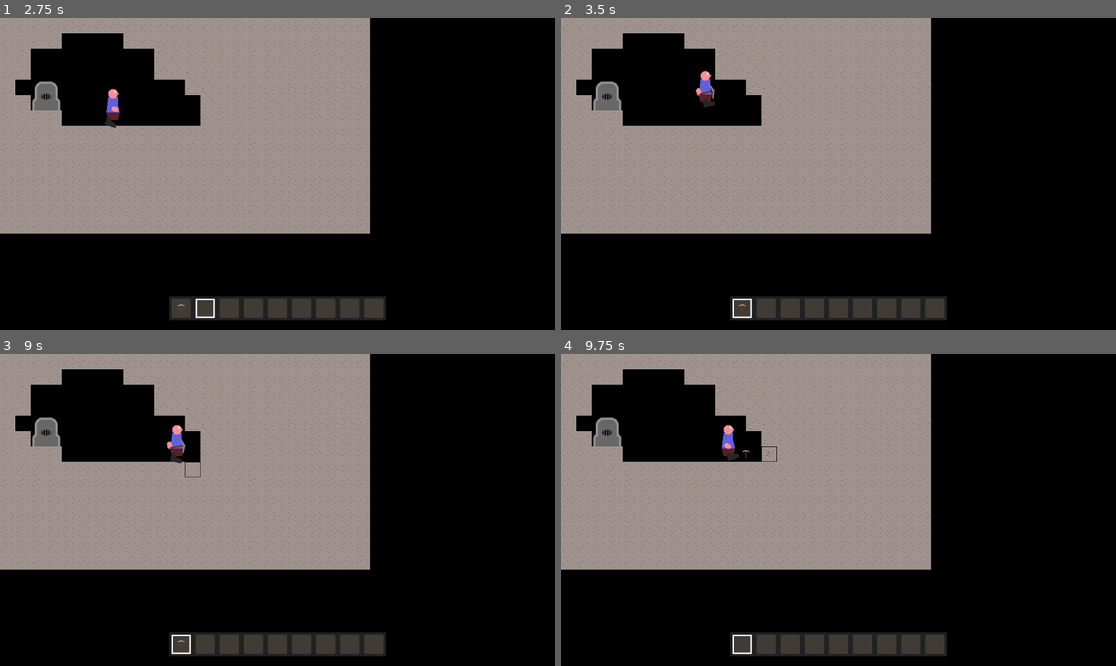
Above: before the commit, frames 1-4 (two rows, left to right).
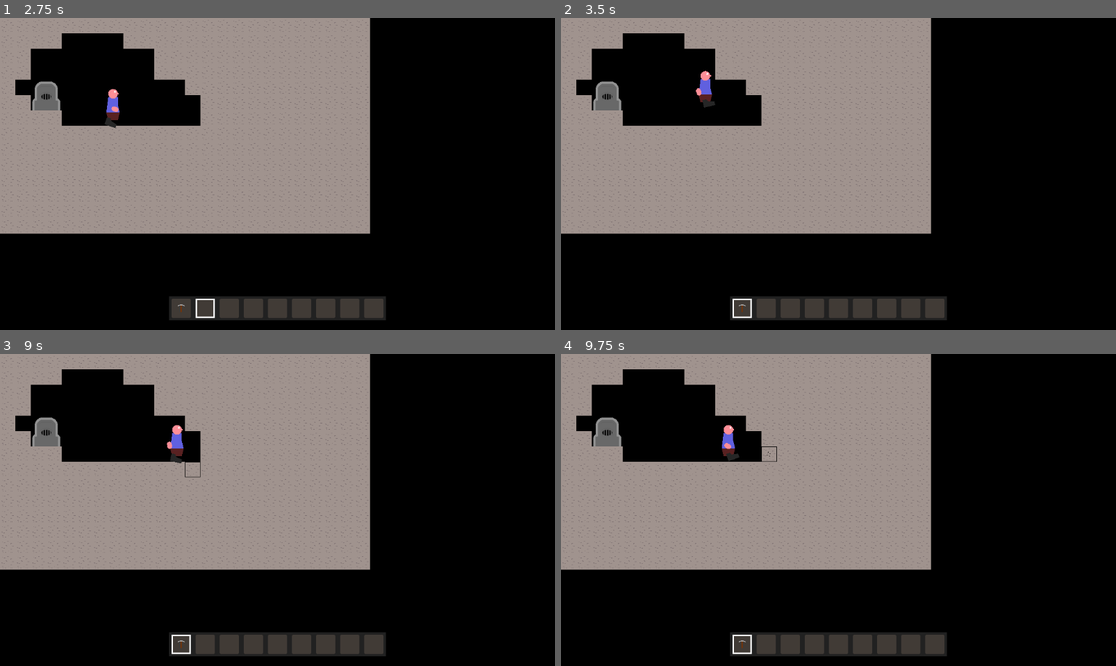
Above: after the commit, the same moments.

Repository: Griiimon/2D-Mining-Sandbox
Game: Godot game, scene res://scenes/game.tscn
Same seed, same stepped clock (60 frames per second), same inputs: the game is played once before the commit and once after it.
Inputs (mouse positions are in pixels of both pictures, inside the frame that each line leads up to):
- Up to frame 1 (2.75 s): move the mouse to (399, 158) at 0.52 s; hold D (right) 0.53-2.03 s; tap X (drop_item) at 0.6 s; click (399, 158) at 0.67 s; tap Up (jump) at 0.77, 1.52 s; move the mouse to (166, 189) at 1.27 s; tap F (interact) at 1.35 s; move the mouse to (333, 105) at 2.02 s; hold A (left) from 2.03 s (still down); tap E (next_hotbar_item) at 2.1 s
- Up to frame 2 (3.5 s): move the mouse to (810, 236) at 2.77 s; release A (left) at 2.78 s; hold D (right) from 2.78 s (still down); tap Q (previous_hotbar_item) at 2.85 s; click (810, 236) at 2.92 s; tap Up (jump) at 3.02 s
- Up to frame 3 (9 s): move the mouse to (444, 556) at 3.52 s; tap X (drop_item) at 3.6, 6.6 s; tap Up (jump) at 3.77, 4.52, 6.02, 6.77, 7.52 s; move the mouse to (111, 463) at 4.27 s; release D (right) at 4.28 s; hold A (left) 4.28-5.03 s; tap F (interact) at 4.35, 7.35 s; move the mouse to (305, 510) at 5.02 s; hold D (right) 5.03-5.78 s; tap E (next_hotbar_item) at 5.1, 8.1 s; click (305, 510) at 5.17 s; move the mouse to (194, 432) at 5.77 s; hold A (left) 5.78-7.28 s; tap Q (previous_hotbar_item) at 5.85, 8.85 s; move the mouse to (399, 494) at 6.52 s; move the mouse to (166, 525) at 7.27 s; hold D (right) from 7.28 s (still down); click (166, 525) at 7.42 s; move the mouse to (333, 441) at 8.02 s; move the mouse to (249, 572) at 8.77 s
- Up to frame 4 (9.75 s): tap Up (jump) at 9.02 s; move the mouse to (1005, 556) at 9.52 s; release D (right) at 9.53 s; hold A (left) from 9.53 s (still down); tap X (drop_item) at 9.6 s; click (1005, 556) at 9.67 s

Frame 1 is identical in both runs. In frame 2, less than 0.1% of the frame differs, in the area x 24-28%, y 21-26%; in frame 3, less than 0.1%, in the area x 30-34%, y 27-32%; in frame 4, less than 0.1%.
Error in both runs: Cannot call method 'get_files' on a null value. (res://scripts/data_manager.gd:25)

Commit message:
make player ui a scene

Diff:
--- a/scenes/player.tscn
+++ b/scenes/player.tscn
@@ -1,10 +1,9 @@
-[gd_scene load_steps=15 format=3 uid="uid://d4mufsk5s6ksm"]
+[gd_scene load_steps=13 format=3 uid="uid://d4mufsk5s6ksm"]
 
 [ext_resource type="Script" path="res://scripts/player.gd" id="1_ucsv2"]
 [ext_resource type="PackedScene" uid="uid://b7kuvqlnmagen" path="res://scenes/block_marker.tscn" id="2_wdobs"]
 [ext_resource type="PackedScene" uid="uid://bhvbs1jyh6255" path="res://scenes/block_break_animation.tscn" id="3_60ons"]
-[ext_resource type="PackedScene" uid="uid://d3a35hbblyx6o" path="res://scenes/ui/hotbar_slot.tscn" id="4_dychl"]
-[ext_resource type="Script" path="res://scripts/ui/player_ui.gd" id="4_oj38c"]
+[ext_resource type="PackedScene" uid="uid://b4uyq2o7u54dp" path="res://scenes/ui/player_ui.tscn" id="4_8hau5"]
 
 [sub_resource type="RectangleShape2D" id="RectangleShape2D_wumd6"]
 size = Vector2(40, 60)
@@ -112,9 +111,6 @@
 [sub_resource type="CapsuleShape2D" id="CapsuleShape2D_nwn3q"]
 radius = 15.0
 height = 75.15
-
-[sub_resource type="StyleBoxFlat" id="StyleBoxFlat_82jp2"]
-bg_color = Color(0.6, 0.6, 0.6, 0.219608)
 
 [node name="Player" type="CharacterBody2D" node_paths=PackedStringArray("body", "look_pivot", "ray_cast", "main_hand", "interaction_area")]
 z_index = 10
@@ -210,52 +206,4 @@
 position = Vector2(0, -2)
 shape = SubResource("CapsuleShape2D_nwn3q")
 
-[node name="Player UI" type="CanvasLayer" parent="."]
-script = ExtResource("4_oj38c")
-hotbar_slot_scene = ExtResource("4_dychl")
-
-[node name="MarginContainer Hotbar" type="MarginContainer" parent="Player UI"]
-anchors_preset = 7
-anchor_left = 0.5
-anchor_top = 1.0
-anchor_right = 0.5
-anchor_bottom = 1.0
-offset_left = -20.0
-offset_top = -20.0
-offset_right = 20.0
-grow_horizontal = 2
-grow_vertical = 0
-size_flags_horizontal = 4
-size_flags_vertical = 4
-theme_override_constants/margin_bottom = 20
-
-[node name="Hotbar" type="PanelContainer" parent="Player UI/MarginContainer Hotbar"]
-layout_mode = 2
-theme_override_styles/panel = SubResource("StyleBoxFlat_82jp2")
-
-[node name="MarginContainer" type="MarginContainer" parent="Player UI/MarginContainer Hotbar/Hotbar"]
-layout_mode = 2
-theme_override_constants/margin_left = 5
-theme_override_constants/margin_top = 5
-theme_override_constants/margin_right = 5
-theme_override_constants/margin_bottom = 5
-
-[node name="HBox Hotbar" type="HBoxContainer" parent="Player UI/MarginContainer Hotbar/Hotbar/MarginContainer"]
-unique_name_in_owner = true
-layout_mode = 2
-theme_override_constants/separation = 10
-
-[node name="CenterContainer Interaction Hint" type="CenterContainer" parent="Player UI"]
-anchors_preset = 15
-anchor_right = 1.0
-anchor_bottom = 1.0
-grow_horizontal = 2
-grow_vertical = 2
-
-[node name="Interaction Hint" type="Label" parent="Player UI/CenterContainer Interaction Hint"]
-unique_name_in_owner = true
-layout_mode = 2
-horizontal_alignment = 1
-vertical_alignment = 1
-
-[connection signal="hotbar_slot_changed" from="Player UI" to="." method="_on_player_ui_hotbar_slot_changed"]
+[node name="Player UI" parent="." instance=ExtResource("4_8hau5")]
--- /dev/null
+++ b/scenes/ui/player_ui.tscn
@@ -0,0 +1,55 @@
+[gd_scene load_steps=4 format=3 uid="uid://b4uyq2o7u54dp"]
+
+[ext_resource type="Script" path="res://scripts/ui/player_ui.gd" id="1_cefh8"]
+[ext_resource type="PackedScene" uid="uid://d3a35hbblyx6o" path="res://scenes/ui/hotbar_slot.tscn" id="2_8gj2r"]
+
+[sub_resource type="StyleBoxFlat" id="StyleBoxFlat_82jp2"]
+bg_color = Color(0.6, 0.6, 0.6, 0.219608)
+
+[node name="Player UI" type="CanvasLayer"]
+script = ExtResource("1_cefh8")
+hotbar_slot_scene = ExtResource("2_8gj2r")
+
+[node name="MarginContainer Hotbar" type="MarginContainer" parent="."]
+anchors_preset = 7
+anchor_left = 0.5
+anchor_top = 1.0
+anchor_right = 0.5
+anchor_bottom = 1.0
+offset_left = -20.0
+offset_top = -20.0
+offset_right = 20.0
+grow_horizontal = 2
+grow_vertical = 0
+size_flags_horizontal = 4
+size_flags_vertical = 4
+theme_override_constants/margin_bottom = 20
+
+[node name="Hotbar" type="PanelContainer" parent="MarginContainer Hotbar"]
+layout_mode = 2
+theme_override_styles/panel = SubResource("StyleBoxFlat_82jp2")
+
+[node name="MarginContainer" type="MarginContainer" parent="MarginContainer Hotbar/Hotbar"]
+layout_mode = 2
+theme_override_constants/margin_left = 5
+theme_override_constants/margin_top = 5
+theme_override_constants/margin_right = 5
+theme_override_constants/margin_bottom = 5
+
+[node name="HBox Hotbar" type="HBoxContainer" parent="MarginContainer Hotbar/Hotbar/MarginContainer"]
+unique_name_in_owner = true
+layout_mode = 2
+theme_override_constants/separation = 10
+
+[node name="CenterContainer Interaction Hint" type="CenterContainer" parent="."]
+anchors_preset = 15
+anchor_right = 1.0
+anchor_bottom = 1.0
+grow_horizontal = 2
+grow_vertical = 2
+
+[node name="Interaction Hint" type="Label" parent="CenterContainer Interaction Hint"]
+unique_name_in_owner = true
+layout_mode = 2
+horizontal_alignment = 1
+vertical_alignment = 1
